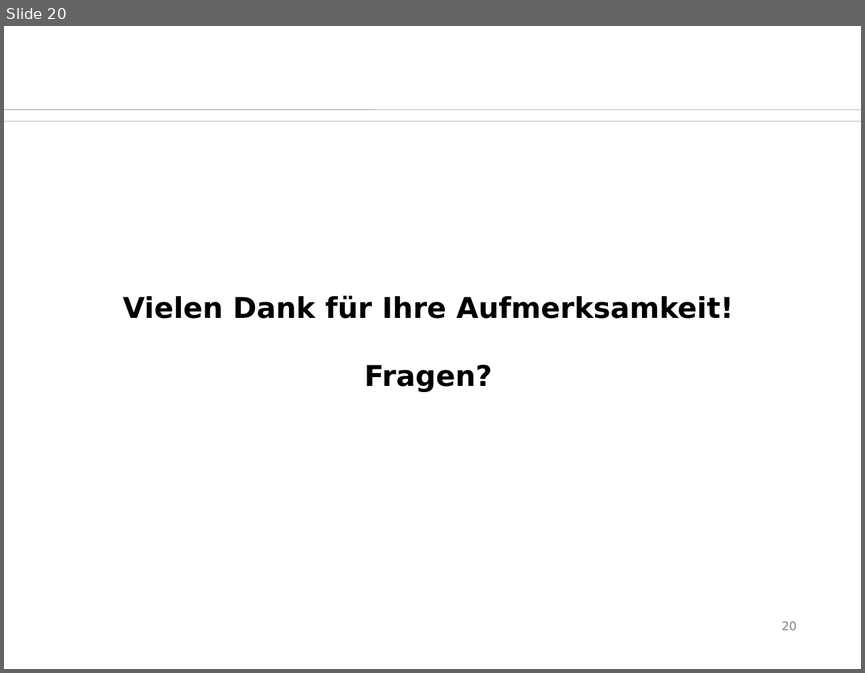
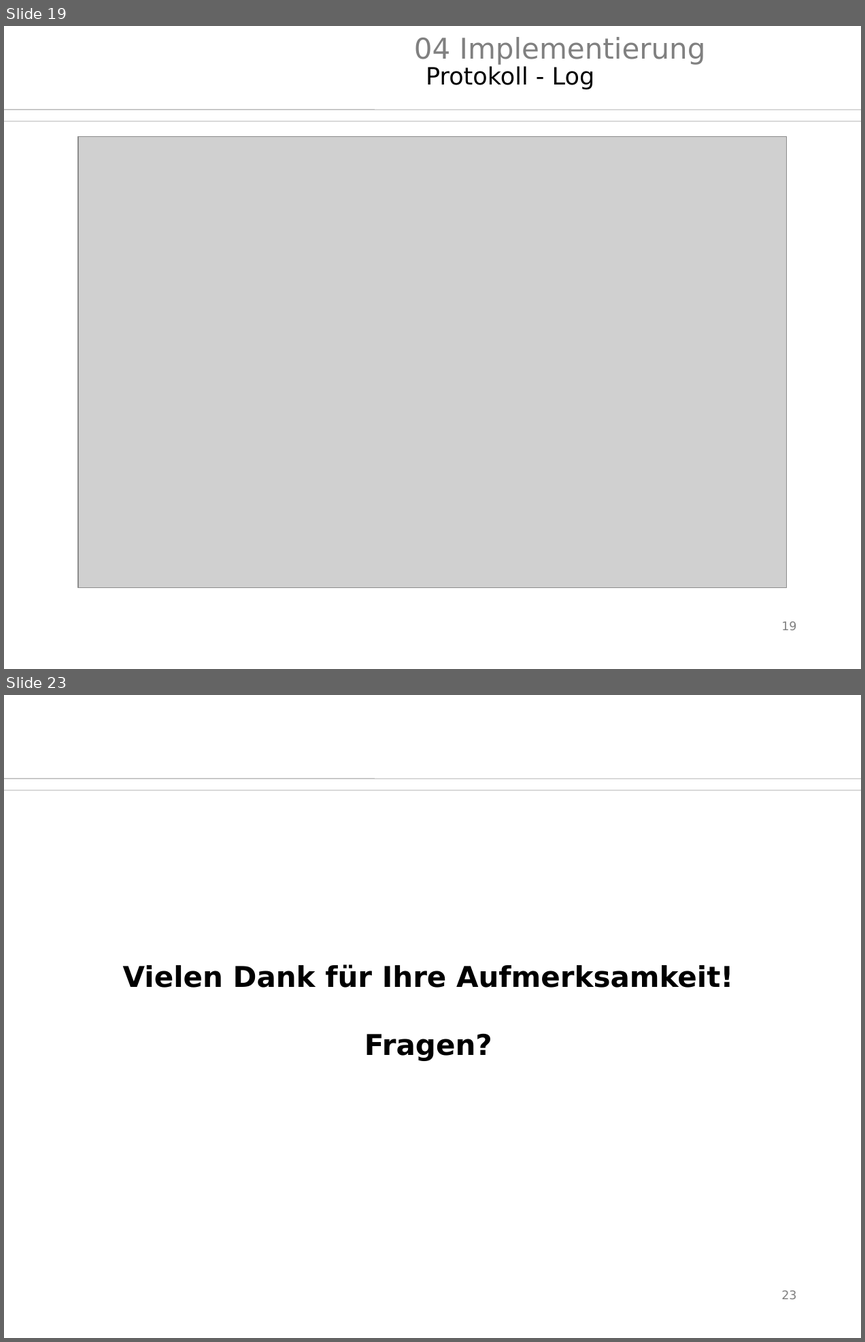
Before and after one commit to SaSteDD/ees_StegStef, a slide deck: präsi/btwf.odp. Shown one above the other, each under a label of ours: slide 20 before the commit, slides 19 and 23 after it; the slides between them are not shown. The pictures are 865x673 and 865x1342 pixels, drawn with LibreOffice and Linux fonts; fonts in the diff are those of the drawing; grey boxes stand for pictures; background and template pictures are left out. Boxes give left, top, right and bottom in pixels: in the first picture for what was removed or moved away, otherwise in the second. Text is boxed around its words. In the diff, an @@ line names an element or a change of style, - is before the commit and + after.

```diff
--- a/präsi/btwf.odp
+++ b/präsi/btwf.odp
@@ slide 19 added at box(4, 26, 861, 669), background #FFFFFF; not listed: 2 template elements that a slide beside it also shows @@
@@ title added at box(414, 37, 706, 65), 24 pt, text #808080 @@
+04 Implementierung
@@ text added at box(426, 66, 595, 90), 20 pt, text #000000 @@
+Protokoll - Log
@@ picture added at box(79, 137, 787, 587) @@
@@ page number added at box(781, 621, 796, 630), 10 pt, text #808080 @@
+19
@@ what was slide 20 is now slide 23 @@
@@ page number at box(781, 1290, 796, 1299): text changed @@
-20
+23
```
Also in this commit, not shown: 11 slides changed, 4 other slides added, 2 slides removed, 11 other files.
